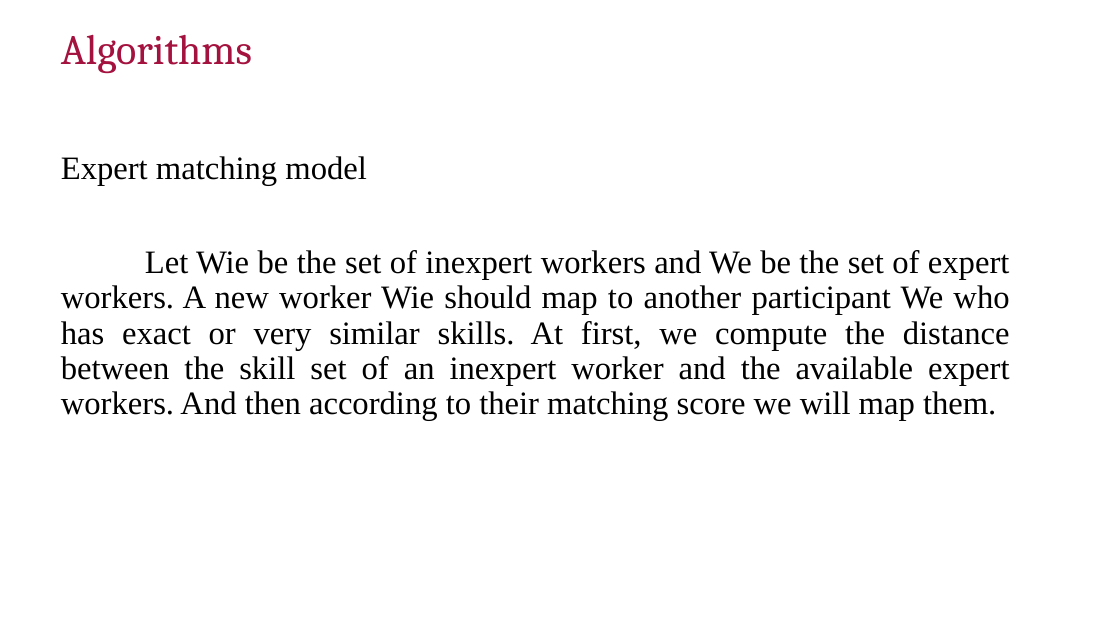
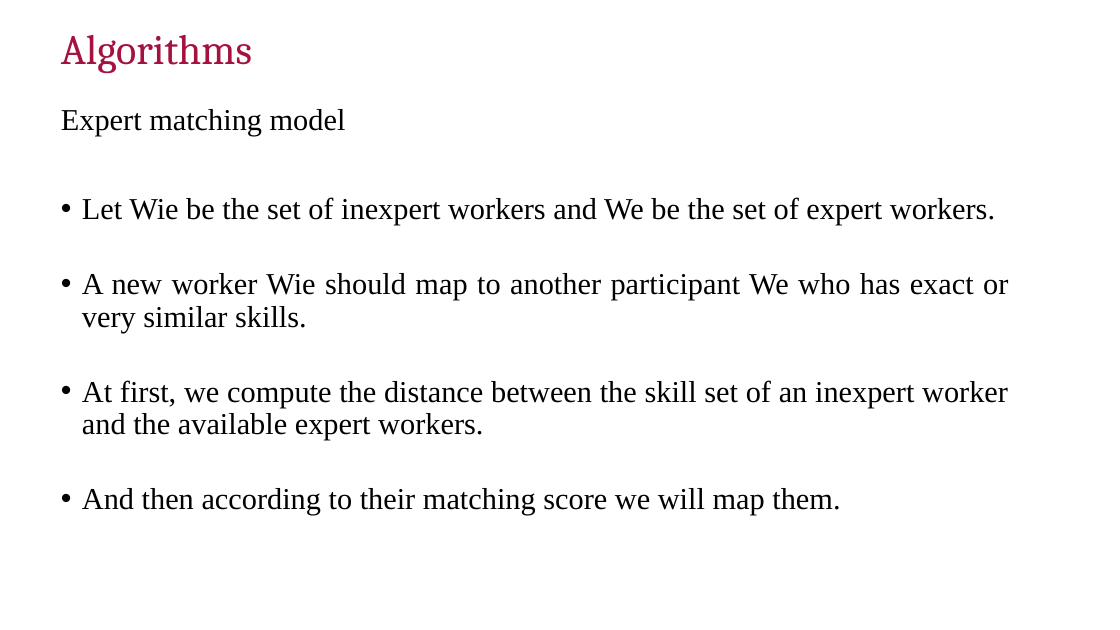
Before and after one commit to manikantathota23/Effective-Task-Allocation-and-Failure-detection, a slide deck: slide 13 of Documentation/First_review_D6.pptx (slide 11 before the commit). Drawn at 1120x630 pixels with LibreOffice and Linux fonts; fonts in the diff are those of the drawing; background and template pictures are left out. Boxes give left, top, right and bottom in pixels: in the first picture for what was removed or moved away, otherwise in the second. Text is boxed around its words. In the diff, an @@ line names an element or a change of style, - is before the commit and + after.

```diff
--- a/Documentation/First_review_D6.pptx
+++ b/Documentation/First_review_D6.pptx
@@ text "Expert matching model": place and size @@
-text "Expert matching model" at bbox=[61, 156, 1010, 420]
+text "Expert matching model" at bbox=[61, 109, 1008, 516]
@@ text at bbox=[61, 109, 346, 137]: size 28 to 26 pt in "Expert matching model" @@
@@ text at bbox=[82, 197, 1008, 516]: text changed; size 28 to 26 pt @@
-Let Wie be the set of inexpert workers and We be the set of expert workers. A new worker Wie should map to another participant We who has exact or very similar skills. At first, we compute the distance between the skill set of an inexpert worker and the available expert workers. And then according to their matching score we will map them.
+• Let Wie be the set of inexpert workers and We be the set of expert workers.
+• A new worker Wie should map to another participant We who has exact or very similar skills.
+• At first, we compute the distance between the skill set of an inexpert worker and the available expert workers.
+• And then according to their matching score we will map them.
```
Also in this commit, not shown: 8 other slides changed, 2 slides added, 1 other file.
